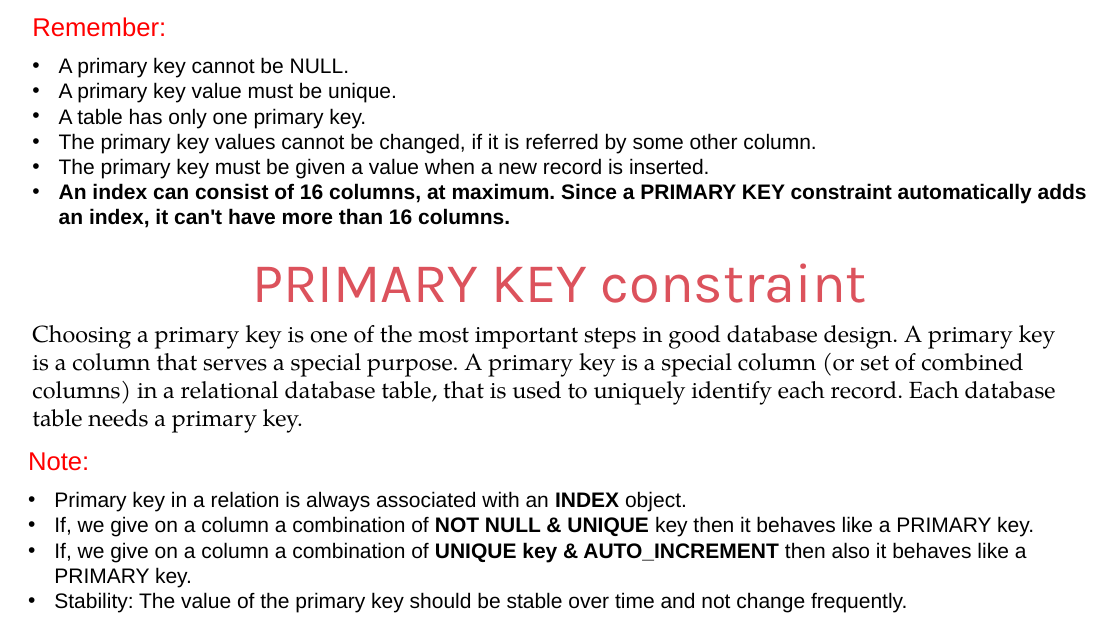
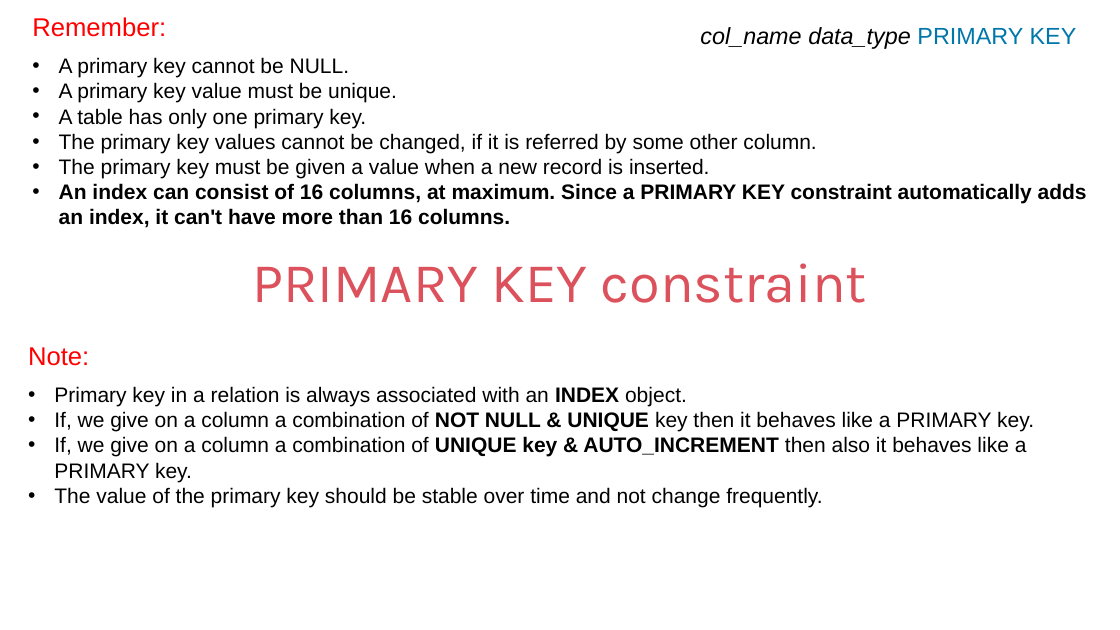
Before and after one commit to ShubhamPokale/DBMS_NOTES, a slide deck: slide 74 of IWAY MySQL PPT Ver9.pptx (slide 135 before the commit). Drawn at 1120x630 pixels with LibreOffice and Linux fonts; fonts in the diff are those of the drawing. Boxes give left, top, right and bottom in pixels: in the first picture for what was removed or moved away, otherwise in the second. Text is boxed around its words. In the diff, an @@ line names an element or a change of style, - is before the commit and + after.

```diff
--- a/IWAY MySQL PPT Ver9.pptx
+++ b/IWAY MySQL PPT Ver9.pptx
@@ text added at (700,27,1077,49), 20 pt, text #000000, italic @@
+col_name data_type PRIMARY KEY
@@ text removed at (32,325,1056,433) @@
-Choosing a primary key is one of the most important steps in good database design. A primary key is a column that serves a special purpose. A primary key is a special column (or set of combined columns) in a relational database table, that is used to uniquely identify each record. Each database table needs a primary key.
@@ text "Note:": place and size @@
-text "Note:" at (28,452,1034,613)
+text "Note:" at (28,347,1034,507)
@@ text at (54,487,822,507): text changed @@
-• Stability: The value of the primary key should be stable over time and not change frequently.
+• The value of the primary key should be stable over time and not change frequently.
```
Also in this commit, not shown: 34 other slides changed, 39 slides added, 65 slides removed, 6 other files.
